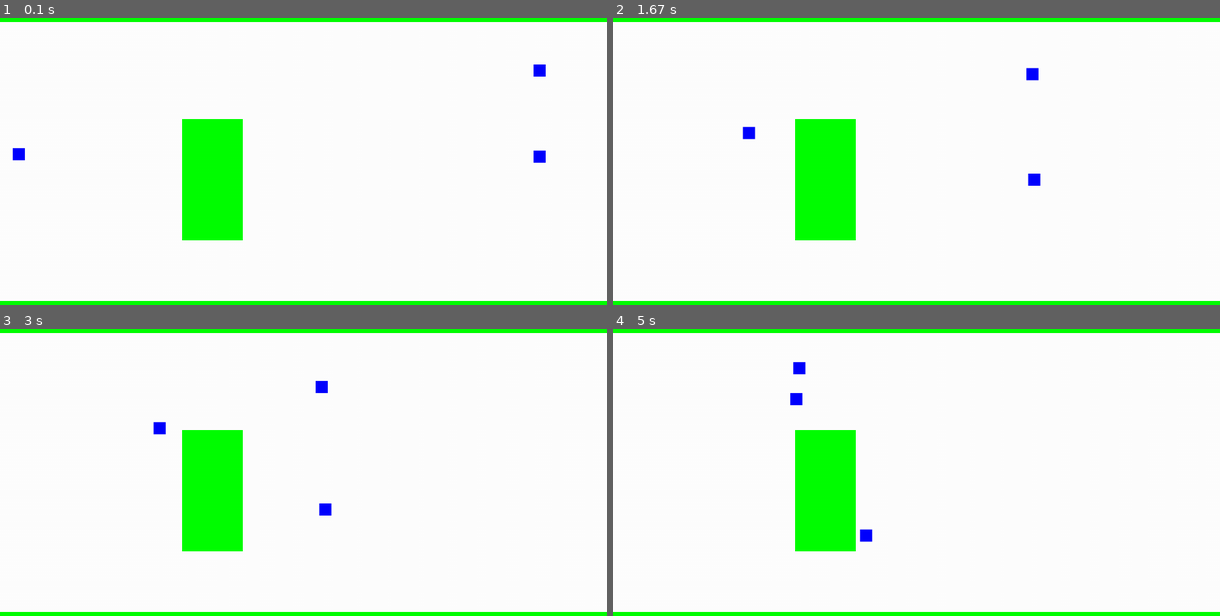
Above: before the commit, frames 1-4 (two rows, left to right).
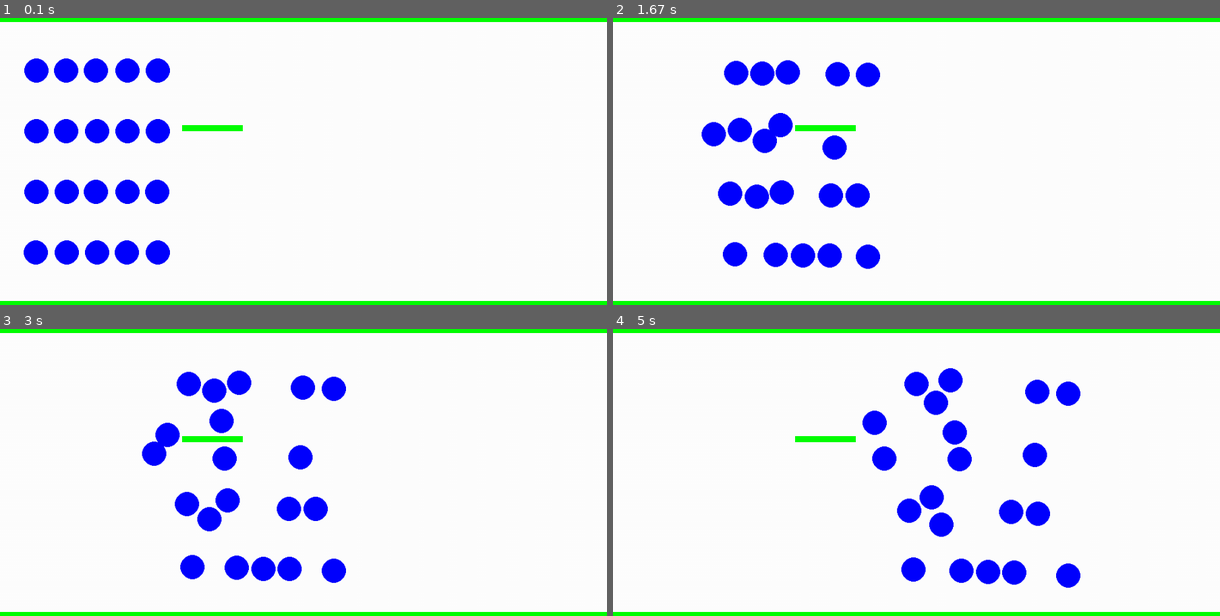
Above: after the commit, the same moments.

Repository: jkerfs/argil
Game: pygame game, started from examples/hallway/hallway.py
Two runs of this game, one before a commit and one after it. Both use one fixed random seed, a clock stepped at 60 frames per second and the inputs below.
Inputs:
- Up to frame 1 (0.1 s): no input
- Up to frame 2 (1.67 s): no input
- Up to frame 3 (3 s): no input
- Up to frame 4 (5 s): no input

The runs differ from the first frame. In frame 1, 9.8% of the frame differs, in the area x 2-90%, y 14-86%; in frame 2, 9.0%; in frame 3, 8.4%; in frame 4, 9.8%, in the area x 29-77%, y 11-91%.

Commit message:
helbing model

Diff:
--- a/argil/entity.py
+++ b/argil/entity.py
@@ -1,17 +1,16 @@
 class Entity:
-    def __init__(self, x, y, width, height, shape, color):
+    def __init__(self, x, y, shape, color):
         self.x = x
         self.y = y
-        self.width = width
-        self.height = height
         self.shape = shape
         self.color = color
 
 
 class Agent(Entity):
-    def __init__(self, x, y, width, height, vel=(0, 0), shape="circle", color="blue"):
-        super().__init__(x, y, width, height, shape, color)
+    def __init__(self, x, y, radius, vel=(0, 0), shape="circle", color="blue"):
+        super().__init__(x, y, shape, color)
         self.vel = vel
+        self.radius = radius
 
     def step(self, get_obstacles, get_neighbors):
         return self.vel
@@ -19,4 +18,6 @@
 
 class Obstacle(Entity):
     def __init__(self, x, y, width, height, shape="rect", color="red"):
-        super().__init__(x, y, width, height, shape, color)
+        super().__init__(x, y, shape, color)
+        self.width = width
+        self.height = height
--- a/argil/environment.py
+++ b/argil/environment.py
@@ -8,19 +8,19 @@
         self.agents = agents
         self.obstacles = obstacles
 
-    def _get_nearby(self, state, radius, items):
+    def _get_nearby(self, state, radius, items, dist_func):
         for item in items:
             if item is state:
                 continue
-            d, a = rect_distance(state, item)
+            d, a = dist_func(state, item)
             if d < radius:
                 yield (d, a, item)
 
     def get_neighbors(self, state):
-        return lambda r: self._get_nearby(state, r, self.agents)
+        return lambda r: self._get_nearby(state, r, self.agents, circle_distance)
 
     def get_obstacles(self, state):
-        return lambda r: self._get_nearby(state, r, self.obstacles)
+        return lambda r: self._get_nearby(state, r, self.obstacles, rect_distance)
 
     def step(self, delta=1.0):
         for agent in self.agents:
--- a/argil/socialforce.py
+++ b/argil/socialforce.py
@@ -5,9 +5,10 @@
 
 
 class SocialForceAgent(Agent):
-    def __init__(self, x, y, width, height, vel=(0, 0), shape="circle", color="blue"):
-        super().__init__(x, y, width, height, vel, shape, color)
+    def __init__(self, x, y, radius, vel=(0, 0), vel_max=1.3, shape="circle", color="blue"):
+        super().__init__(x, y, radius, vel, shape, color)
         self.waypoints = []
+        self.vel_max = vel_max
 
     def add_waypoint(self, goal_pos):
         self.waypoints.append(goal_pos)
@@ -15,45 +16,63 @@
     def step(self, get_obstacles, get_neighbors):
         if len(self.waypoints) == 0:
             return 0, 0
-        if dist((self.x, self.y), self.waypoints[0]) < .25:
-            if len(self.waypoints) > 1:
-                self.waypoints = self.waypoints[1:]
-            else:
-                return 0, 0
+        if dist((self.x, self.y), self.waypoints[0]) < .1 and len(self.waypoints) > 1:
+            self.waypoints = self.waypoints[:-1]
+
+        delta_time = .05
+        mass = 80
 
         cur_vel = np.array(self.vel, dtype="float64")
         cur_pos = np.array([self.x, self.y])
 
         goal = self.waypoints[0]
         goal_angle = np.arctan2(goal[1] - self.y, goal[0] - self.x)
-        goal_force = 1.3 * np.array([np.cos(goal_angle), np.sin(goal_angle)]) - cur_vel
+        goal_force = (np.array([np.cos(goal_angle), np.sin(goal_angle)]) - cur_vel) * mass / delta_time
 
+        social_force = self.get_agent_force(cur_pos, cur_vel, get_neighbors(10))
+        obstacle_force = self.get_obstacle_force(get_obstacles(10))
+
+        force = goal_force + obstacle_force + social_force
+        cur_vel += delta_time * force / mass
+        if np.linalg.norm(cur_vel) > self.vel_max:
+            cur_vel = cur_vel / np.linalg.norm(cur_vel) * self.vel_max
+        cur_vel *= delta_time
+        return cur_vel[0], cur_vel[1]
+
+    def get_agent_force(self, cur_pos, cur_vel, neighbors):
+        BODY_FORCE = 1200
+        FRICTION = 2400
+        FORCE_DISTANCE = .015
         social_force = np.array([0., 0.])
-        neighbors = list(get_neighbors(10))
         for neighbor in neighbors:
             d = neighbor[0]
             a = neighbor[1]
-            i = np.arctan2(self.vel[1], self.vel[0])
+            n_pos = (neighbor[2].x, neighbor[2].y)
+            normal_ij = (cur_pos - n_pos) / d#np.array([np.cos(a), np.sin(a)])
+            distance_ij = neighbor[0]
+            radii_ij = neighbor[2].radius + self.radius
+            mag = 2000 * np.exp((radii_ij - distance_ij) / FORCE_DISTANCE)
+            force = mag * normal_ij
+            """
+            if distance_ij < radii_ij:
+                tangent_ij = np.array([normal_ij[0], normal_ij[1]])
+                f_pushing = normal_ij * BODY_FORCE * (radii_ij - distance_ij)
+                f_friction = normal_ij * FRICTION * (radii_ij - distance_ij) * abs(neighbor[2].vel - cur_vel) * tangent_ij
+                force += f_pushing + f_friction
+            """
+            social_force += force
+        return social_force
 
-            theta = np.arctan2(np.sin(a-i), np.cos(a-i))
-            d_vec = np.array([np.cos(a), np.sin(a)])
-            Vab = 3. * np.exp(-d / .2)
-            social_force += d_vec * Vab
-
+    def get_obstacle_force(self, obstacles):
         obstacle_force = np.array([0., 0.])
-        obstacles = list(get_obstacles(1))
         for obstacle in obstacles:
             d = obstacle[0]
             a = obstacle[1]
             d_vec = np.array([np.cos(a), np.sin(a)])
-            Uab = 3. * np.exp(-d / .2)
+            mag = 4000 * np.exp((self.radius - d) / .015)
+            obstacle_force += d_vec * mag
+            """
+            Uab = 10. * np.exp(-d / .10)
             obstacle_force += d_vec * Uab
-
-        delta_time = .2
-        vel_max = 1.3
-        forces = goal_force + obstacle_force + social_force
-        cur_vel += delta_time * forces
-        if np.linalg.norm(cur_vel) > vel_max:
-            cur_vel = cur_vel / np.linalg.norm(cur_vel) * vel_max
-        cur_vel *= delta_time
-        return cur_vel[0], cur_vel[1]
+            """
+        return obstacle_force
--- a/argil/utils/geometry.py
+++ b/argil/utils/geometry.py
@@ -12,30 +12,16 @@
     return res
 
 
-def rect_distance(r1, r2):
-    if intersect(r1, r2):
-        return 0, 0
+def rect_distance(p, r):
+    px, py = p.x, p.y
+    rx, ry, rw, rh = r.x, r.y, r.width, r.height
+    dx = np.array([rx - px, 0, px - (rx + rw)])
+    dy = np.array([ry - py, 0, py - (ry + rh)])
 
-    x1, y1, x1b, y1b = r1.x, r1.y, r1.x + r1.width, r1.y + r1.height
-    x2, y2, x2b, y2b = r2.x, r2.y, r2.x + r2.width, r2.y + r2.height
+    dx = max(dx) if np.argmax(dx) == 2 else -max(dx)
+    dy = max(dy) if np.argmax(dy) == 2 else -max(dy)
+    return np.sqrt(dx ** 2 + dy ** 2), np.arctan2(dy, dx)
 
-    left = x2b < x1
-    right = x1b < x2
-    bottom = y2b < y1
-    top = y1b < y2
-    if top and left:
-        return dist((x1, y1b), (x2b, y2)), np.arctan2(y1b - y2, x1 - x2b)
-    elif left and bottom:
-        return dist((x1, y1), (x2b, y2b)), np.arctan2(y1 - y2b, x1 - x2b)
-    elif bottom and right:
-        return dist((x1b, y1), (x2, y2b)), np.arctan2(y1 - y2b, x1b - x2)
-    elif right and top:
-        return dist((x1b, y1b), (x2, y2)), np.arctan2(y1b - y2, x1b - x2)
-    elif left:
-        return x1 - x2b, np.arctan2(0, x1 - x2b)
-    elif right:
-        return x2 - x1b, np.arctan2(0, x1b - x2)
-    elif bottom:
-        return y1 - y2b, np.arctan2(y1 - y2b, 0)
-    elif top:
-        return y2 - y1b, np.arctan2(y1b - y2, 0)
+
+def circle_distance(p, c):
+    return dist((p.x, p.y), (c.x, c.y)), np.arctan2(c.y - p.y, c.x - p.x)
--- a/argil/visualization/game.py
+++ b/argil/visualization/game.py
@@ -9,20 +9,24 @@
 RED = (255, 0, 0)
 BLUE = (0, 0, 255)
 
+SCALE = 100
 
 class AgentSprite(Sprite):
     def __init__(self, agent):
         super().__init__()
-        self.image = Surface([agent.width * 100, agent.width * 100])
-        self.image.fill(BLUE)
+        self.radius = agent.radius
+        self.image = Surface([self.radius * 2 * SCALE, self.radius * 2 * SCALE])
+        self.image.fill((255,0,255))
+        self.image.set_colorkey((255,0,255))
+        pygame.draw.circle(self.image, BLUE, (int(agent.radius * SCALE), int(agent.radius * SCALE)), int(agent.radius * SCALE))
         self.rect = self.image.get_rect()
-        self.rect.x = agent.x * 100
-        self.rect.y = agent.y * 100
+        self.rect.x = (agent.x - self.radius) * SCALE
+        self.rect.y = (agent.y - self.radius) * SCALE
         self.agent = agent
 
     def update(self):
-        self.rect.x = (self.agent.x - self.agent.width / 2) * 100
-        self.rect.y = (self.agent.y - self.agent.height / 2) * 100
+        self.rect.x = (self.agent.x - self.agent.radius) * SCALE
+        self.rect.y = (self.agent.y - self.agent.radius) * SCALE
 
 
 class Game:
--- a/examples/hallway/hallway.py
+++ b/examples/hallway/hallway.py
@@ -1,3 +1,4 @@
+import numpy as np
 import sys
 sys.path.append('../..')
 
@@ -9,11 +10,17 @@
 
 width, height = 10, 5
 
-agents = [SocialForceAgent(.2, 2.40, .2, .2), SocialForceAgent(9.0, 1.0, .2, .2), SocialForceAgent(9.0, 2.4, .2, .2)]
-obstacles = [Obstacle(0, 0, 10., .2), Obstacle(0., 4.8, 10., .2), Obstacle(3.0, 1.8, 1., 2.)]
+agents = []
+for i in range(20):
+    vel = np.random.normal(1.0, .1)
+    start = ((i % 5) / 2 + .5, int(i / 5) + 1)
+    agents.append(SocialForceAgent(start[0], start[1], .2, vel_max=vel))
+    agents[-1].add_waypoint((10 - (start[0]), start[1] + .2))
+#agents = [SocialForceAgent(.2, 2.40, .2), SocialForceAgent(9.0, 1.0, .2), SocialForceAgent(9.0, 2.2, .2, .1)]
+obstacles = [Obstacle(0, 0, 10., .2), Obstacle(0., 4.8, 10., .2), Obstacle(3., 1.9, 1., .1)]
 env = Environment(agents, obstacles, width, height)
-agents[0].add_waypoint((8.00, 1.00))
-agents[1].add_waypoint((.2, 1.00))
-agents[2].add_waypoint((.2, 4.1, .5, .5))
+#agents[0].add_waypoint((8.00, 1.00))
+#agents[1].add_waypoint((.2, 1.00))
+#agents[2].add_waypoint((.2, 4.1, .5, .5))
 game = Game(env)
 game.run()
Not shown, changed: .gitignore
